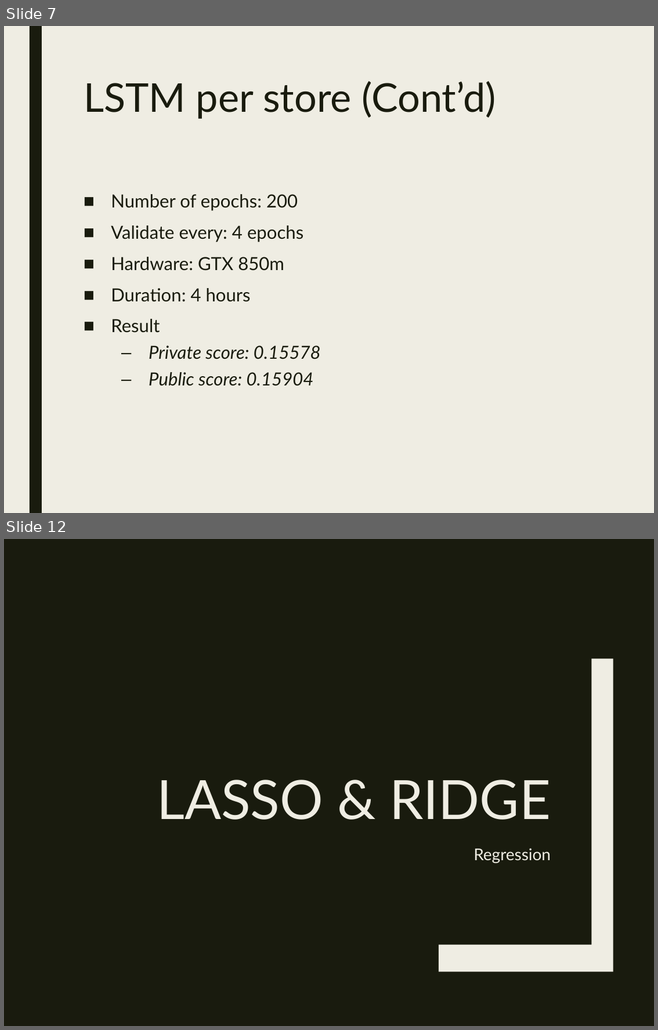
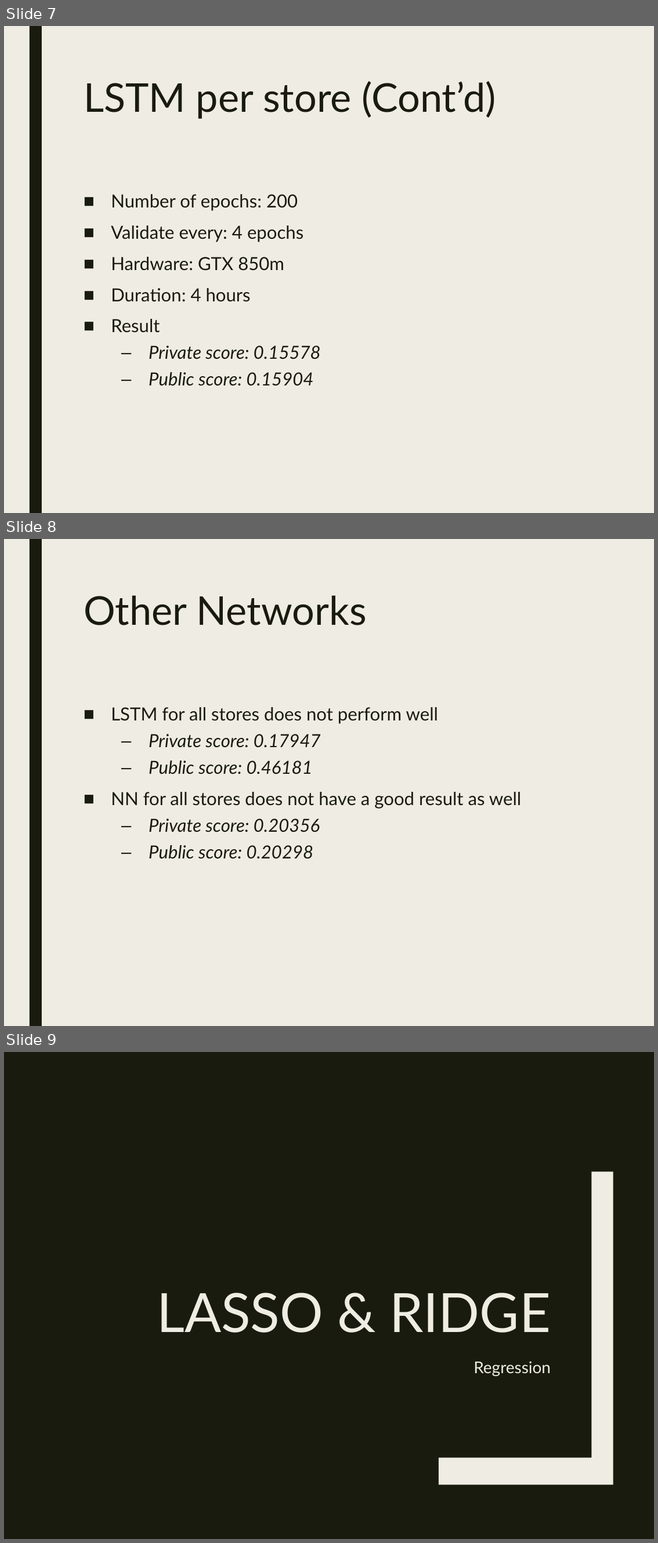
Before and after one commit to Stefan0010/CZ4041, a slide deck: slides/main.pptx. Shown one above the other, each under a label of ours: slides 7 and 12 before the commit, slides 7, 8 and 9 after it; the slides between them are not shown. The pictures are 658x1030 and 658x1543 pixels, drawn with LibreOffice and Linux fonts; fonts in the diff are those of the drawing. Boxes give left, top, right and bottom in pixels: in the first picture for what was removed or moved away, otherwise in the second. Text is boxed around its words. In the diff, an @@ line names an element or a change of style, - is before the commit and + after.

```diff
--- a/slides/main.pptx
+++ b/slides/main.pptx
@@ slide 8 added at bbox=[4, 539, 654, 1026], background #EFEDE3; not listed: 1 template element that a slide beside it also shows @@
@@ title added at bbox=[83, 595, 366, 625], 44 pt, text #191B0E @@
+Other Networks
@@ text added at bbox=[111, 707, 521, 859], 20 pt, text #191B0E, italic @@
+■ LSTM for all stores does not perform well
+  – Private score: 0.17947
+  – Public score: 0.46181
+■ NN for all stores does not have a good result as well
+  – Private score: 0.20356
+  – Public score: 0.20298
@@ what was slide 12 is now slide 9 @@
```
Also in this commit, not shown: 2 slides changed, 4 slides removed.
